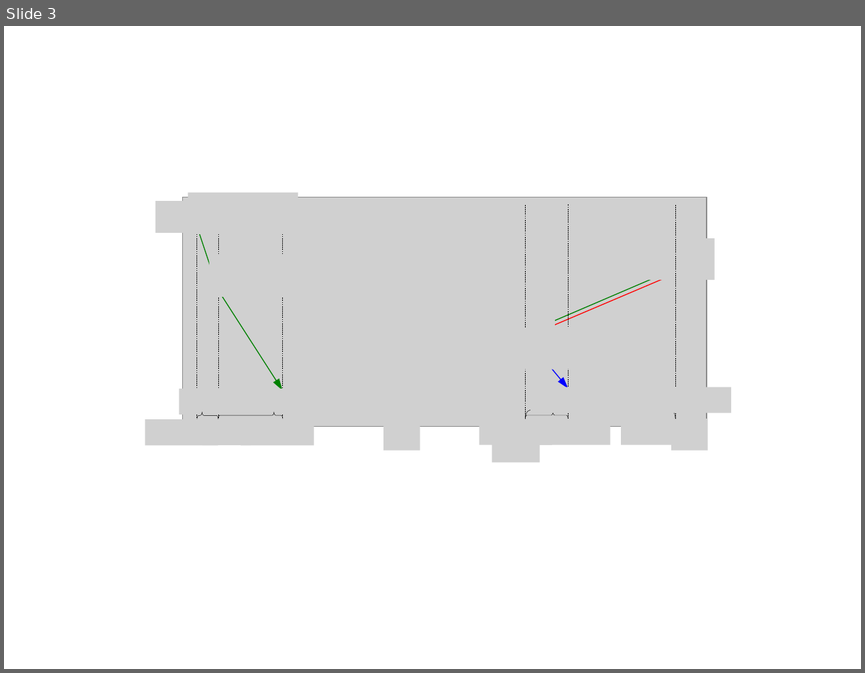
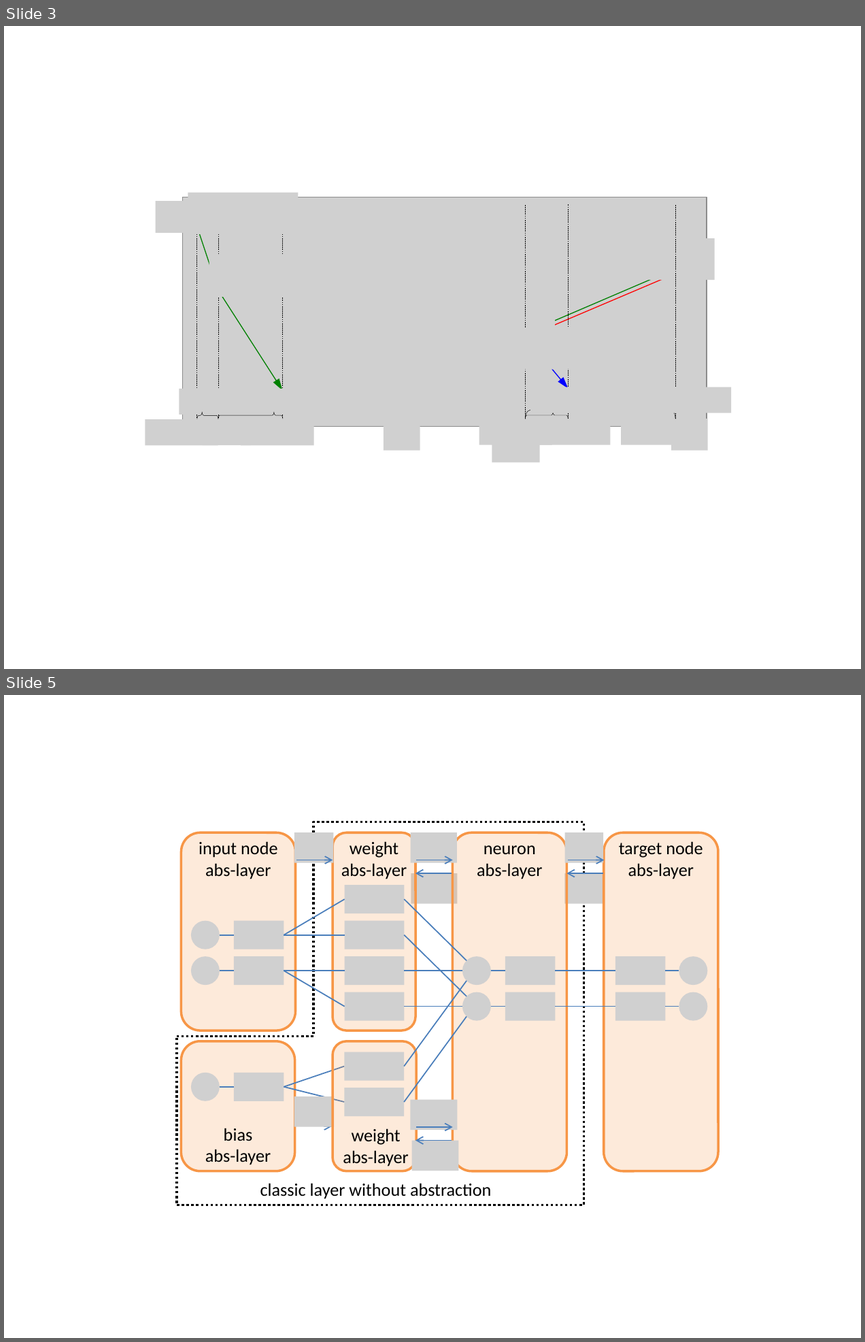
Before and after one commit to wenduow/BeefNet, a slide deck: trunk/pic/pic.pptx. Shown one above the other, each under a label of ours: slide 3 before the commit, slides 3 and 5 after it; the slides between them are not shown. The pictures are 865x673 and 865x1342 pixels, drawn with LibreOffice and Linux fonts; fonts in the diff are those of the drawing; grey boxes stand for pictures. Boxes give left, top, right and bottom in pixels: in the first picture for what was removed or moved away, otherwise in the second. Text is boxed around its words. In the diff, an @@ line names an element or a change of style, - is before the commit and + after.

```diff
--- a/trunk/pic/pic.pptx
+++ b/trunk/pic/pic.pptx
@@ slide 5 added at [4,695,861,1338], background #FFFFFF @@
@@ group added at [176,821,719,1205]: 28 pictures, 21 lines, 8 arrows, 7 texts, 6 rounded rectangles, 1 freeform shape @@
+neuron
+abs-layer
+weight
+abs-layer
+target node
+abs-layer
+input node
+abs-layer
+bias
+abs-layer
+weight
+abs-layer
+classic layer without abstraction
```
Also in this commit, not shown: 2 slides changed, 2 other slides added, 2 slides removed, 16 other files.
